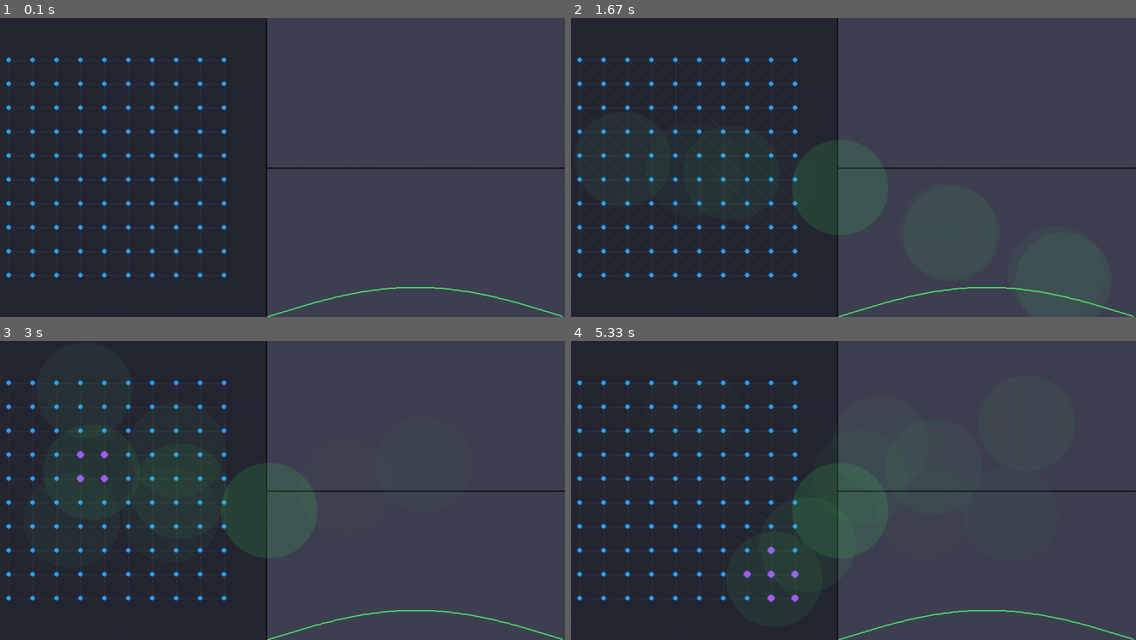
Above: before the commit, frames 1-4 (two rows, left to right).
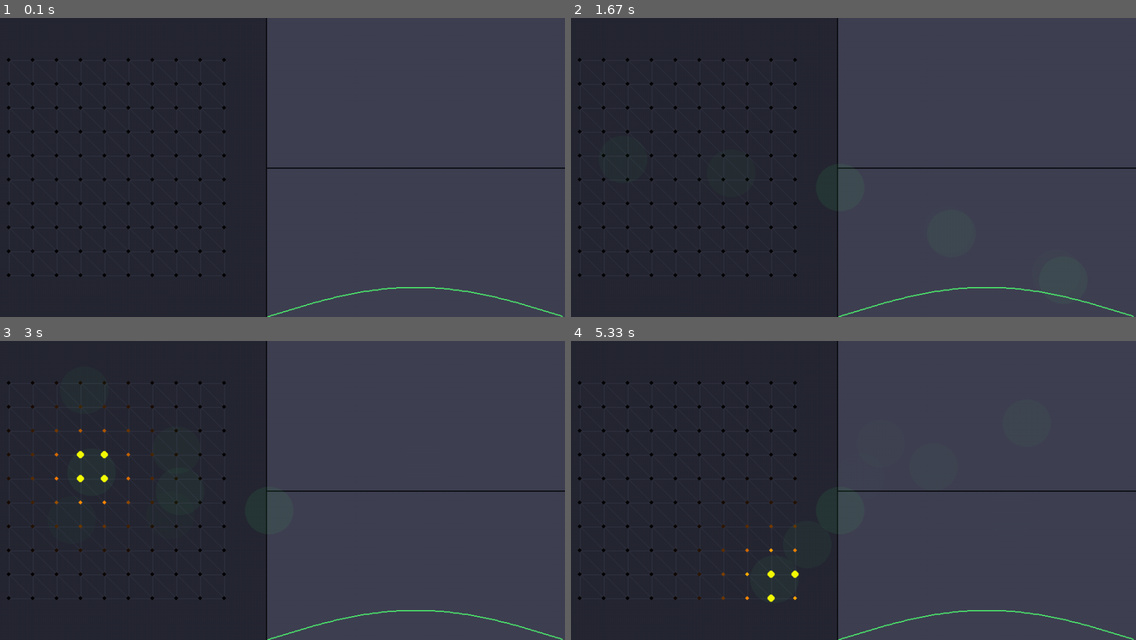
Above: after the commit, the same moments.

Repository: mmmmaja/MARBLE
Game: pygame game, started from pygame_model/main.py
Same seed, same stepped clock (60 frames per second), same inputs: the game is played once before the commit and once after it.
Inputs (mouse positions are in pixels of both pictures, inside the frame that each line leads up to):
- Up to frame 1 (0.1 s): no input
- Up to frame 2 (1.67 s): press the mouse at (842, 185) at 0.37 s; move the mouse to (763, 179) at 0.47 s; release the mouse at (695, 170) at 0.6 s; press the mouse at (842, 185) at 0.7 s; move the mouse to (949, 230) at 0.8 s; release the mouse at (1056, 272) at 0.93 s; press the mouse at (842, 185) at 1.03 s; move the mouse to (729, 173) at 1.13 s; release the mouse at (621, 158) at 1.27 s; press the mouse at (842, 185) at 1.37 s; move the mouse to (949, 233) at 1.47 s; release the mouse at (1062, 281) at 1.6 s
- Up to frame 3 (3 s): press the mouse at (271, 508) at 1.7 s; move the mouse to (344, 487) at 1.8 s; release the mouse at (423, 463) at 1.93 s; press the mouse at (271, 508) at 2.03 s; move the mouse to (169, 514) at 2.13 s; release the mouse at (73, 520) at 2.27 s; press the mouse at (271, 508) at 2.37 s; move the mouse to (175, 448) at 2.47 s; release the mouse at (84, 388) at 2.6 s; press the mouse at (271, 508) at 2.7 s; move the mouse to (180, 490) at 2.8 s; release the mouse at (90, 472) at 2.93 s
- Up to frame 4 (5.33 s): press the mouse at (842, 508) at 3.03 s; move the mouse to (921, 514) at 3.13 s; release the mouse at (1000, 520) at 3.27 s; press the mouse at (842, 508) at 3.37 s; move the mouse to (746, 508) at 3.47 s; release the mouse at (650, 508) at 3.6 s; press the mouse at (842, 508) at 3.7 s; move the mouse to (763, 460) at 3.8 s; release the mouse at (689, 412) at 3.93 s; press the mouse at (842, 508) at 4.03 s; move the mouse to (926, 511) at 4.13 s; release the mouse at (1011, 514) at 4.27 s; press the mouse at (842, 508) at 4.37 s; move the mouse to (859, 475) at 4.47 s; release the mouse at (881, 442) at 4.6 s; press the mouse at (842, 508) at 4.7 s; move the mouse to (932, 466) at 4.8 s; release the mouse at (1028, 421) at 4.93 s; press the mouse at (842, 508) at 5.03 s; move the mouse to (808, 544) at 5.13 s; release the mouse at (774, 580) at 5.27 s

The runs differ from the first frame. In frame 1, 1.2% of the frame differs, in the area x 1-41%, y 13-87%; in frame 2, 2.7%; in frame 3, 3.4%; in frame 4, 4.8%, in the area x 1-57%, y 13-88%.

Commit message:
progress

Diff:
--- a/pygame_model/deformation_function.py
+++ b/pygame_model/deformation_function.py
@@ -6,8 +6,9 @@
 
         pass
 
-    def get_z(self, distance, object_deformation):
+    def get_z(self, distance, deformation_level):
+        deformation_level = abs(deformation_level)
         if distance < 0:
             raise Exception(f"distance {distance} must be positive")
 
-        return -np.exp((1/object_deformation)*distance - np.log(object_deformation))
+        return -np.exp(-( (1/deformation_level)*distance - np.log(deformation_level)) )
--- a/pygame_model/graphic_module.py
+++ b/pygame_model/graphic_module.py
@@ -17,7 +17,7 @@
     def __init__(self, pos, radius):
         self.pos = pos
         self.radius = radius
-        self.alpha = 20  # Starting alpha value
+        self.alpha = 15  # Starting alpha value
         self.color = hex2RGB("#4ee96e")
 
     def draw(self, surface):
@@ -38,7 +38,7 @@
         self.pos = pos
         self.a = a
         self.b = b
-        self.alpha = 20  # Starting alpha value
+        self.alpha = 15  # Starting alpha value
         self.color = hex2RGB("#4ee96e")
 
     def draw(self, surface):
--- a/pygame_model/main.py
+++ b/pygame_model/main.py
@@ -4,7 +4,7 @@
 import stimulis
 from stimulis import hex2RGB
 from mesh import UNIT
-
+from deformation_function import *
 
 FRAME_WIDTH, FRAME_HEIGHT = 1000, 500
 
@@ -29,6 +29,7 @@
         pygame.display.update()
 
     def run(self):
+        # FIXME Add clock here, save the sensor values in the xls file
         while True:
             self.detect_events()
             self.display_presses()
@@ -78,10 +79,8 @@
             pygame.draw.polygon(self.screen, hex2RGB("#2d2f3d"), t, 2)
 
         for s in self.sensor_mesh.SENSOR_ARRAY:
-            if s.activated:
-                pygame.draw.circle(self.screen, hex2RGB("#a956ff"), s.position, 6)
-            else:
-                pygame.draw.circle(self.screen, hex2RGB("#2ca5ff"), s.position, 4)
+            circle_prop = s.get_circle_properties()
+            pygame.draw.circle(self.screen, circle_prop[0], circle_prop[1], circle_prop[2])
 
     def detect_events(self):
         for event in pygame.event.get():
@@ -95,14 +94,17 @@
                 self.mouse_pressed = False
 
             if self.mouse_pressed:
-                pos = pygame.mouse.get_pos()
+                pos = np.array(pygame.mouse.get_pos())
+                self.stimuli.set_position(pos)
+
                 # Add a new circle to the list when the mouse is clicked
                 self.presses.append(
-                    self.stimuli.get_shape(pos)
+                    self.stimuli.get_shape()
                 )
 
+                self.stimuli.set_deformation(-2 * UNIT)
                 # Change pressure outputs of the sensors
-                self.sensor_mesh.press(list(pos))
+                self.sensor_mesh.press(self.stimuli)
 
             # TODO
             if event.type == pygame.KEYDOWN:
@@ -122,7 +124,7 @@
 
 display = Display(
     mesh.Mesh(width=10, height=10, center=(FRAME_WIDTH / 4, FRAME_HEIGHT / 2)),
-    # stimuli=stimulis.Cuboid(2 * UNIT, 1 * UNIT)
-    stimuli=stimulis.Sphere(2 * UNIT)
+    # stimuli=stimulis.Cuboid(DeformationFunction(),2 * UNIT, 2 * UNIT)
+    stimuli=stimulis.Sphere(DeformationFunction(), UNIT)
 )
 display.run()
--- a/pygame_model/mesh.py
+++ b/pygame_model/mesh.py
@@ -1,6 +1,9 @@
-import math
+import sys
+
+import numpy as np
 
 # define unit = 1cm
+
 UNIT = 40
 
 
@@ -75,30 +78,46 @@
         for s in self.SENSOR_ARRAY:
             print(str(s.pressure), end=', ')
 
-    def press(self, pos):
+    def press(self, stimuli):
         for sensor in self.SENSOR_ARRAY:
-            sensor.press(pos)
+            sensor.press(stimuli)
 
 
 class Sensor:
 
     def __init__(self, position):
-        self.pressure = 0
-        self.position = position
+        self.deformation = 0
+        self.position = np.array(position)
         self.activated = False
 
-    def get_distance(self, point):
-        # FIXME
-        return math.sqrt(
-            math.pow(self.position[0] - point[0], 2) + math.pow(self.position[1] - point[1], 2)
-        )
+    def press(self, stimuli):
 
-    def press(self, pos):
-        self.pressure = 1 / self.get_distance(pos)
-        if self.pressure > 0.02:
+        distance = stimuli.get_distance(self.position)
+
+        # stimuli directly presses on sensor
+        if distance == 0:
+            self.deformation = stimuli.deformation_at(self.position)
             self.activated = True
+
+        # stimuli only deforms silicon where the sensor is on
         else:
+            border_deformation = stimuli.border_deformation()
+
+            self.deformation = stimuli.def_func.get_z(distance, border_deformation)
             self.activated = False
+
+    def get_circle_properties(self):
+        base_color = np.array([0, 0, 0])
+
+        base_color[0] = min(255, int(base_color[0] - self.deformation * 10))
+        base_color[1] = min(255, int(base_color[1] - self.deformation * 5))
+
+        print(self.deformation)
+        if self.activated:
+            return [base_color, self.position, 6]
+        else:
+            return [base_color, self.position, 3]
+
 
 
 """
--- a/pygame_model/stimulis.py
+++ b/pygame_model/stimulis.py
@@ -4,9 +4,10 @@
 
 class Stimuli:
 
-    def __init__(self):
+    def __init__(self,def_func):
         self.deformation = 0
         self.position = np.array([0, 0])
+        self.def_func = def_func
 
     def set_deformation(self, deform):
         self.deformation = deform
@@ -17,9 +18,9 @@
 
 class Cuboid(Stimuli):
 
-    def __init__(self, a, b):
+    def __init__(self,def_func, a, b):
 
-        super().__init__()
+        super().__init__(def_func)
         self.a = a
         self.b = b
 
@@ -32,7 +33,7 @@
         elif abs(d_[0]) <= self.a / 2:
             return abs(d_[1]) - self.b / 2
         elif abs(d_[1]) <= self.b / 2:
-            return abs(d_[1]) - self.a / 2
+            return abs(d_[0]) - self.a / 2
         else:
             return np.linalg.norm(np.absolute(d_) - np.array([self.a / 2, self.b / 2]))
 
@@ -43,38 +44,49 @@
         else:
             return 0
 
-    def get_shape(self, pos):
-        return Rectangle(pos, self.a, self.b)
+    def border_deformation(self):
+        return self.deformation
+
+    def get_shape(self):
+        return Rectangle(self.position, self.a, self.b)
 
 
 class Sphere(Stimuli):
 
-    def __init__(self, radius):
+    def __init__(self,def_func, radius):
 
-        super().__init__()
+        super().__init__(def_func)
         self.r = radius
         self.deform_r = 0
+        self.border_deform = 0
 
     def set_deformation(self, deform):
         super().set_deformation(deform)
 
-        if abs(deform) < self.r:
-            self.deform_r = np.sqrt(2 * deform * self.r - np.power(deform, 2))
+        deform_ = deform*0.5
+        if abs(deform_) < self.r:
+            self.deform_r = np.sqrt(2 * abs(deform_) * self.r - np.power(deform_, 2))
         else:
             self.deform_r = self.r
 
+        self.border_deform = deform_
+
     def get_distance(self, position):
 
-        d_ = self.position - position
+        d_ = np.linalg.norm(self.position - position)
 
-        return np.linalg.norm(d_) - self.deform_r
+        if d_ <= self.deform_r: return 0
+        else: return d_ - self.deform_r
 
     def deformation_at(self, position):
         p_n = np.linalg.norm(self.position - position)
         if p_n > self.deform_r:
             return 0
         else:
-            return np.sqrt(np.power(position, 2) + np.power(self.deform_r, 2))
+            return -np.sqrt(np.sum(np.power(position, 2)) + np.power(self.r, 2))
 
-    def get_shape(self, pos):
-        return Circle(pos, self.r)
+    def border_deformation(self):
+        return self.border_deform
+
+    def get_shape(self):
+        return Circle(self.position, int(self.deform_r))
